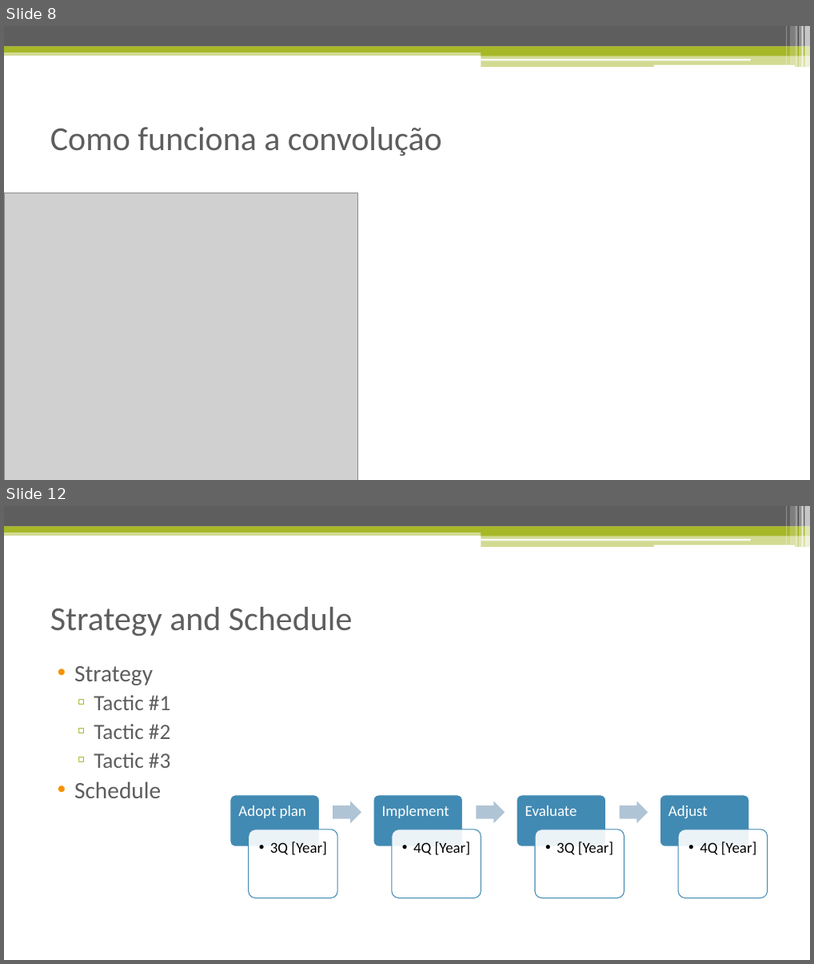
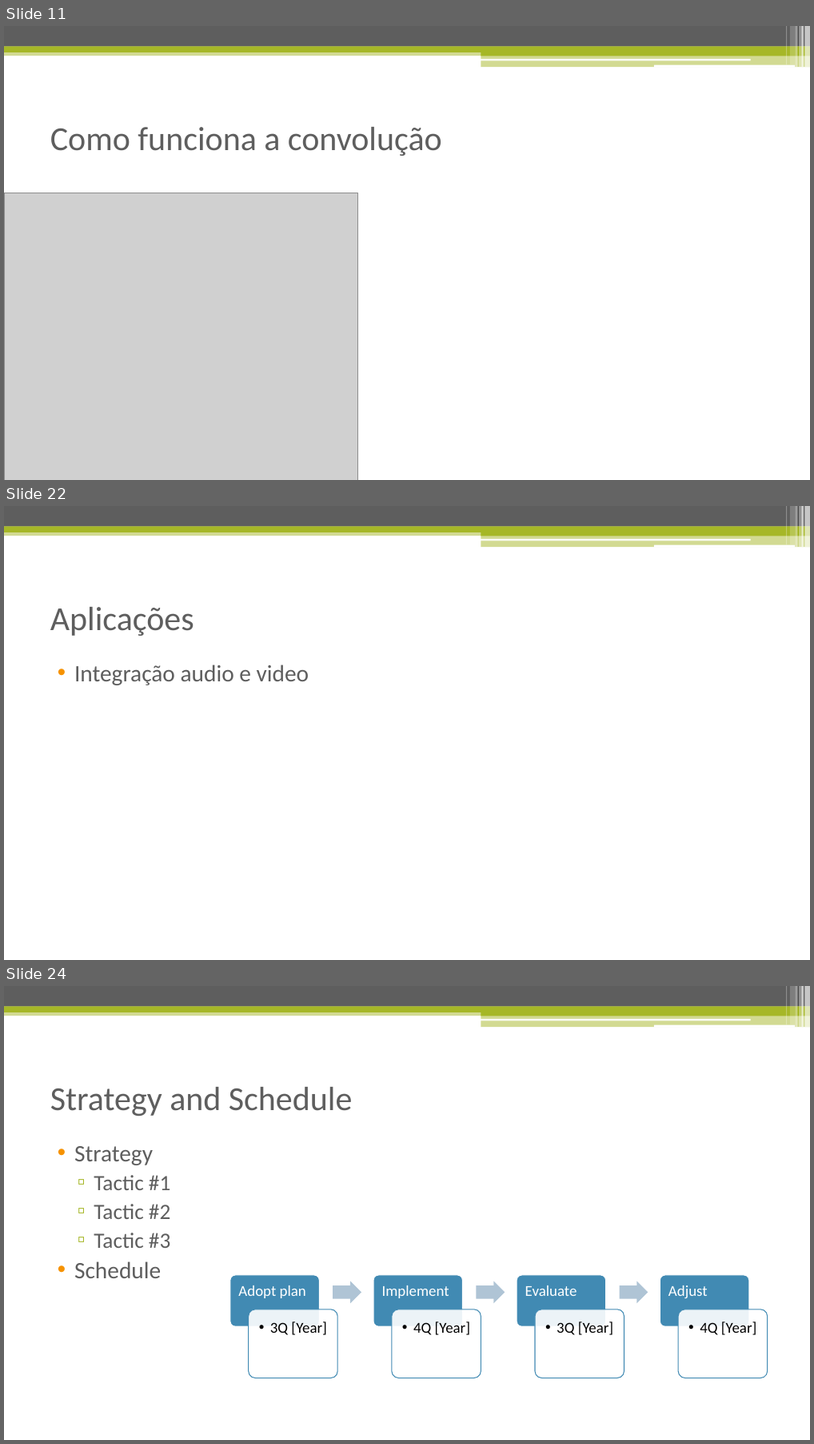
Before and after one commit to isacra/isacradoctoralstuffs, a slide deck: Apresentacoes/Redes Neurais Convolucionais.pptx. Shown one above the other, each under a label of ours: slides 8 and 12 before the commit, slides 11, 22 and 24 after it; the slides between them are not shown. The pictures are 814x964 and 814x1444 pixels, drawn with LibreOffice and Linux fonts; fonts in the diff are those of the drawing; grey boxes stand for pictures. Boxes give left, top, right and bottom in pixels: in the first picture for what was removed or moved away, otherwise in the second. Text is boxed around its words. In the diff, an @@ line names an element or a change of style, - is before the commit and + after.

```diff
--- a/Apresentacoes/Redes Neurais Convolucionais.pptx
+++ b/Apresentacoes/Redes Neurais Convolucionais.pptx
@@ slide 22 added at (x1=4, y1=506, x2=810, y2=960), background #FFFFFF; not listed: 13 template elements that a slide beside it also shows @@
@@ title added at (x1=50, y1=607, x2=194, y2=636), 40 pt, text #5E5E5E @@
+Aplicações
@@ text added at (x1=74, y1=664, x2=310, y2=685), 28 pt, text #5E5E5E @@
+• Integração audio e video
@@ what was slide 8 is now slide 11 @@
@@ what was slide 12 is now slide 24 @@
```
Also in this commit, not shown: 1 slide changed, 15 other slides added, 8 slides removed.
